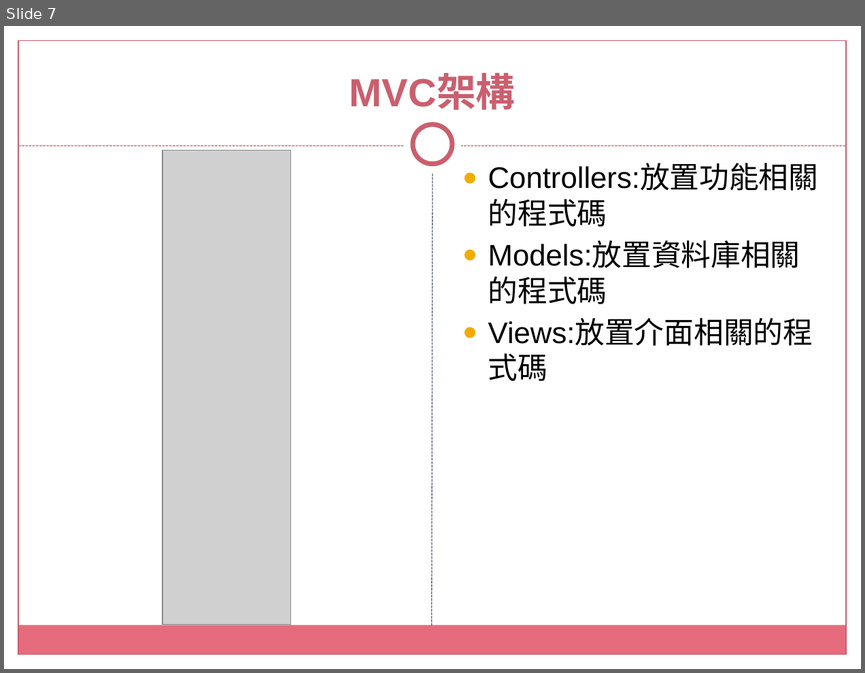
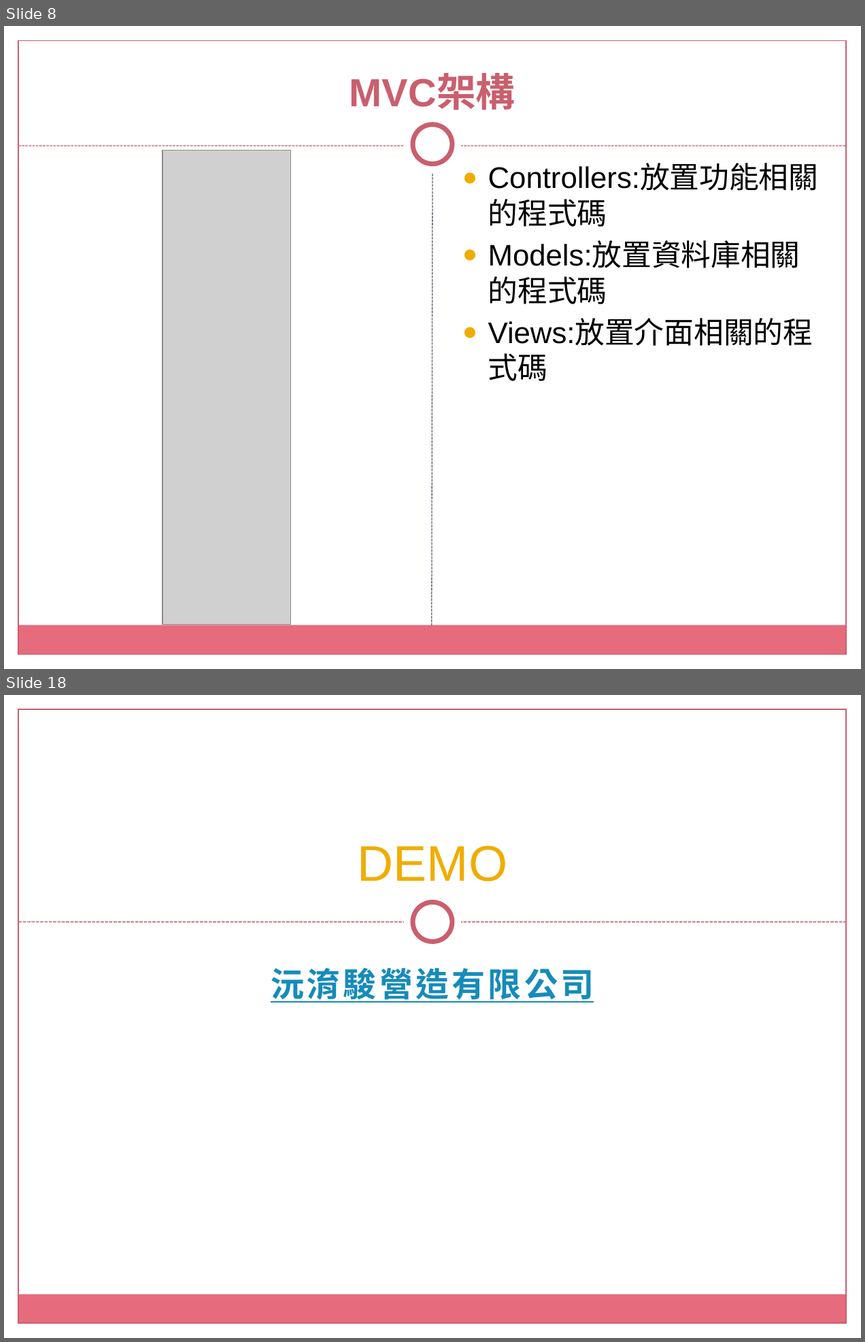
Before and after one commit to tsouleona/gitLab, a slide deck: small_project/data_project/沅淯駿營造有限公司.pptx. Shown one above the other, each under a label of ours: slide 7 before the commit, slides 8 and 18 after it; the slides between them are not shown. The pictures are 865x673 and 865x1342 pixels, drawn with LibreOffice and Linux fonts; fonts in the diff are those of the drawing; grey boxes stand for pictures; background and template pictures are left out. Boxes give left, top, right and bottom in pixels: in the first picture for what was removed or moved away, otherwise in the second. Text is boxed around its words. In the diff, an @@ line names an element or a change of style, - is before the commit and + after.

```diff
--- a/small_project/data_project/沅淯駿營造有限公司.pptx
+++ b/small_project/data_project/沅淯駿營造有限公司.pptx
@@ slide 18 added at [4, 695, 861, 1338], background picture (left out); not listed: 4 template elements that a slide beside it also shows @@
@@ rectangle added at [4, 695, 861, 930], fill #FFFFFF @@
@@ title added at [358, 845, 507, 881], 42 pt, text #F0AD00 @@
+DEMO
@@ ellipse added at [404, 893, 462, 950], fill #FFFFFF @@
@@ ellipse added at [413, 902, 452, 942], fill #FFFFFF, outline #CB5F6E 4 pt @@
@@ line added from (18, 922) to (847, 922), #CB5F6E 0.9 pt dashed @@
@@ subtitle added at [271, 968, 594, 1002], 28 pt, text #168BBA, bold, underline @@
+沅淯駿營造有限公司
@@ what was slide 7 is now slide 8 @@
```
Also in this commit, not shown: 8 slides changed, 2 other slides added, 1 slide removed, 1 other file.
